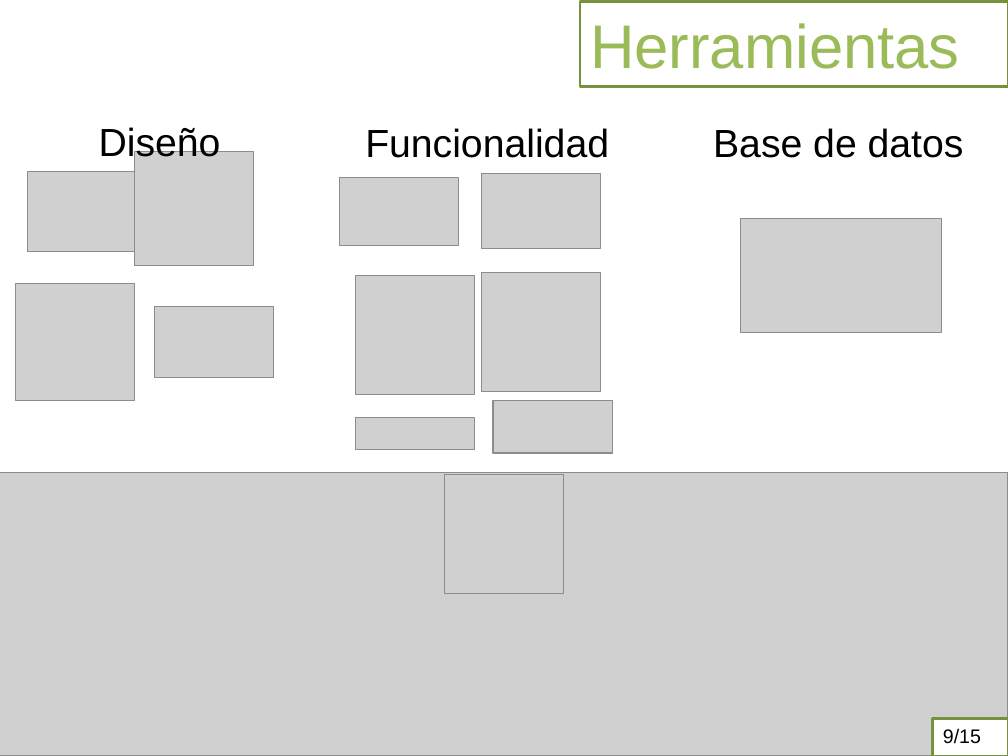
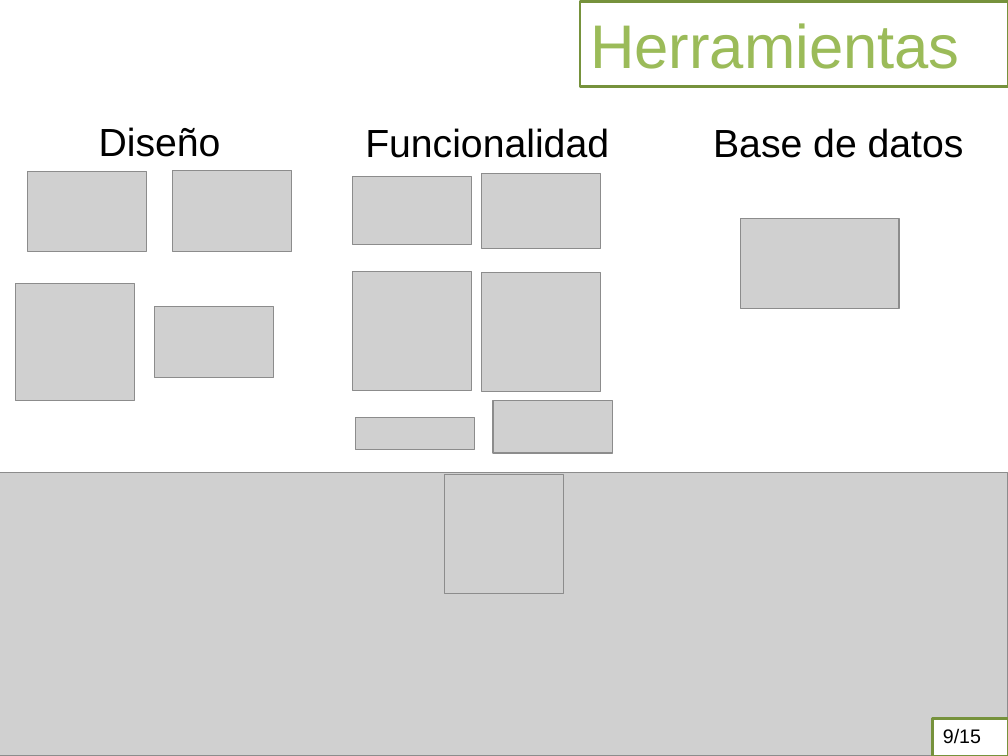
Before and after one commit to mauricionlz2018-tech/Redes-GPON-FTTx, a slide deck: slide 9 of docs/PRESENTACION_AVANCE_RESIDENCIA_GPON_FINAL.pptx. Drawn at 1008x756 pixels with LibreOffice and Linux fonts; fonts in the diff are those of the drawing; grey boxes stand for pictures. Boxes give left, top, right and bottom in pixels: in the first picture for what was removed or moved away, otherwise in the second. Text is boxed around its words. In the diff, an @@ line names an element or a change of style, - is before the commit and + after.

```diff
--- a/docs/PRESENTACION_AVANCE_RESIDENCIA_GPON_FINAL.pptx
+++ b/docs/PRESENTACION_AVANCE_RESIDENCIA_GPON_FINAL.pptx
@@ picture resized from (x1=134, y1=151, x2=253, y2=266) to (x1=173, y1=170, x2=292, y2=251) @@
@@ picture moved from (x1=339, y1=177, x2=458, y2=245) to (x1=353, y1=176, x2=472, y2=244) @@
@@ picture resized from (x1=740, y1=218, x2=941, y2=333) to (x1=740, y1=218, x2=898, y2=308) @@
@@ picture moved from (x1=356, y1=275, x2=475, y2=394) to (x1=353, y1=271, x2=472, y2=390) @@
```
Also in this commit, not shown: 3 other slides changed, 4 other files.
